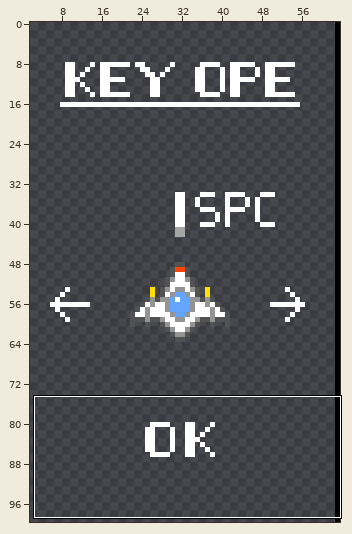
Sprite sheet, stored at GodotShooting2/images/paused.png. The picture above shows the old version from afar; the outline marks the close-up.
Close-up. Before:
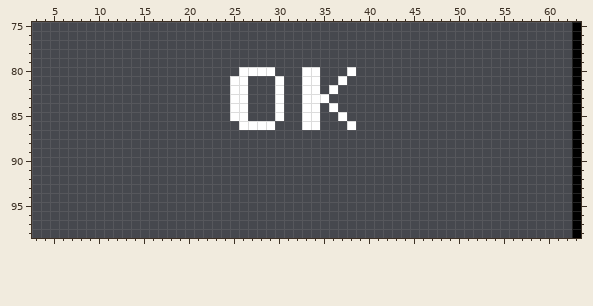
The file is 64x100 pixels. Shown: x 3..63, y 75..98. The wide view leaves out empty margins.
Once edited:
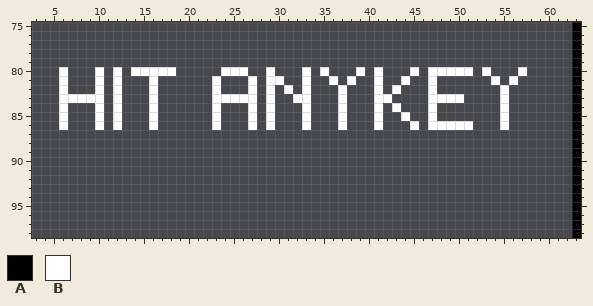
Palette (. is transparent): A #000000  B #ffffff
Diff:
The edit adds colour B in row 80 at x 6, 10, 12, 14 to 18, 24 to 25, 35, 39, 41, 45, 47 to 51, 53 and 57; in row 81 at x 6, 10, 12, 16, 23, 27, 29, 36, 38, 41, 44, 47, 54 and 56; in row 82 at x 6, 10, 12, 16, 23, 27, 29, 31, 37, 41, 43, 47 and 55; in row 83 at x 6 to 10, 12, 16, 23 to 24, 27, 29, 32, 37, 41 to 42, 47 to 50 and 55; in row 84 at x 6, 10, 12, 16, 23, 27, 29, 37, 41, 43, 47 and 55; in row 85 at x 6, 10, 12, 16, 23, 27, 29, 41, 44, 47 and 55.
The edit adds colour B in row 86 at x 6, 10, 12, 16, 23, 37, 41, 45, 47 to 51 and 55.
The edit erases colour B in row 80 at x 27 to 28, 34 and 38; in row 81 at x 25 to 26, 34 and 37; in row 82 at x 25 to 26, 30, 34 and 36; in row 83 at x 30 and 34 to 35; in row 84 at x 25 to 26, 30, 34 and 36; in row 85 at x 25 to 26, 30 and 34.
The edit erases colour B in row 86 at x 26, 28, 34 and 38.
